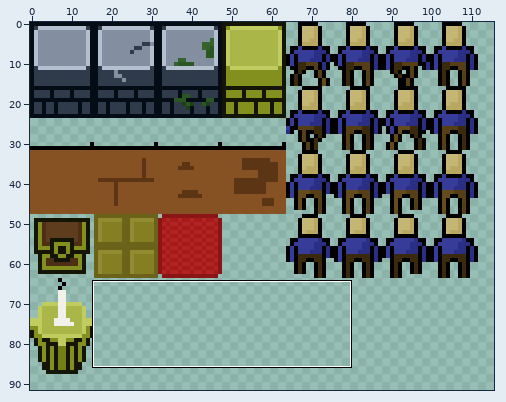
File history of a sprite sheet, _games/ancient-maze/TileSetForMaze.png. Above: a wide view before the commit, with the close-up outlined.
Close-up. As it was:
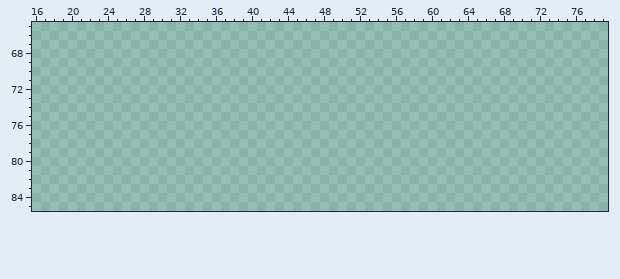
The file is 640x640 pixels, drawn in blocks of 5x5; one block is one cell here. Shown: x 16..79, y 65..85. The wide view leaves out empty margins.
New version:
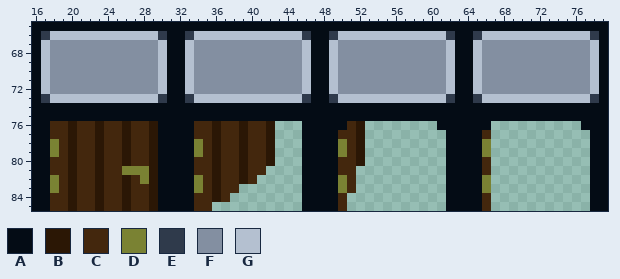
Palette (. is transparent): A #040c15  B #2b1705  C #43270d  D #7a8233  E #2f3a4b  F #838fa1  G #b4c0d0
Changes in this commit:
Colour A now appears in row 65 at x 16 to 79; in rows 66 to 73 at x 16, 31 to 32, 47 to 48, 63 to 64 and 79; in rows 74 to 75 at x 16 to 79; in row 76 at x 16 to 17, 30 to 33, 46 to 50, 61 to 66 and 77 to 79; in rows 77 to 85 at x 16 to 17, 30 to 33, 46 to 49, 62 to 65 and 78 to 79.
Colour B now appears in rows 76 to 80 at x 20, 23, 26, 29, 36, 39, 42 and 52; in row 81 at x 20, 23, 29, 36 and 39; in row 82 at x 20, 23, 26, 29, 36 and 39; in rows 83 to 84 at x 20, 23, 26, 29 and 36; in row 85 at x 20, 23, 26 and 29.
Colour C now appears in row 76 at x 18 to 19, 21 to 22, 24 to 25, 27 to 28, 34 to 35, 37 to 38, 40 to 41 and 51; in row 77 at x 18 to 19, 21 to 22, 24 to 25, 27 to 28, 34 to 35, 37 to 38, 40 to 41, 50 to 51 and 66; in rows 78 to 79 at x 19, 21 to 22, 24 to 25, 27 to 28, 35, 37 to 38, 40 to 41 and 51; in row 80 at x 18 to 19, 21 to 22, 24 to 25, 27 to 28, 34 to 35, 37 to 38, 40 to 41, 50 to 51 and 66; in row 81 at x 18 to 19, 21 to 22, 24 to 25, 34 to 35, 37 to 38, 40 to 41, 50 to 51 and 66; in row 82 at x 19, 21 to 22, 24 to 25, 27, 35, 37 to 38, 40 and 51.
Colour C now appears in row 83 at x 19, 21 to 22, 24 to 25, 27 to 28, 35, 37 to 38 and 51; in row 84 at x 18 to 19, 21 to 22, 24 to 25, 27 to 28, 34 to 35, 37, 50 and 66; in row 85 at x 18 to 19, 21 to 22, 24 to 25, 27 to 28, 34 to 35, 50 and 66.
Colour D now appears in rows 78 to 79 at x 18, 34, 50 and 66; in row 81 at x 26 to 28; in row 82 at x 18, 28, 34, 50 and 66; in row 83 at x 18, 34, 50 and 66.
Colour E now appears in row 66 at x 17, 30, 33, 46, 49, 62, 65 and 78; in row 73 at x 17, 30, 33, 46, 49, 62, 65 and 78.
Colour F now appears in rows 67 to 72 at x 18 to 29, 34 to 45, 50 to 61 and 66 to 77.
Colour G now appears in row 66 at x 18 to 29, 34 to 45, 50 to 61 and 66 to 77; in rows 67 to 72 at x 17, 30, 33, 46, 49, 62, 65 and 78; in row 73 at x 18 to 29, 34 to 45, 50 to 61 and 66 to 77.
